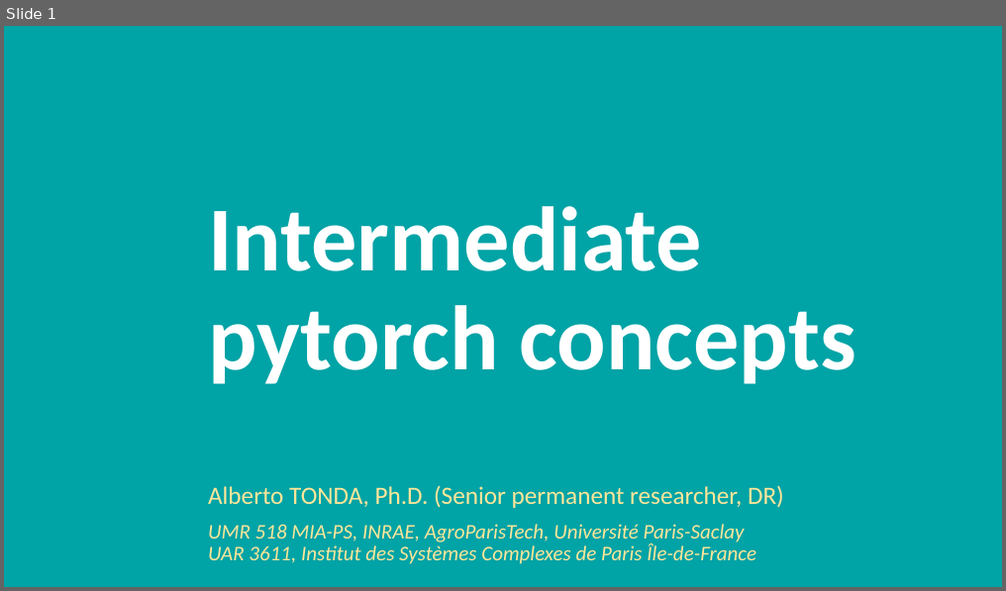
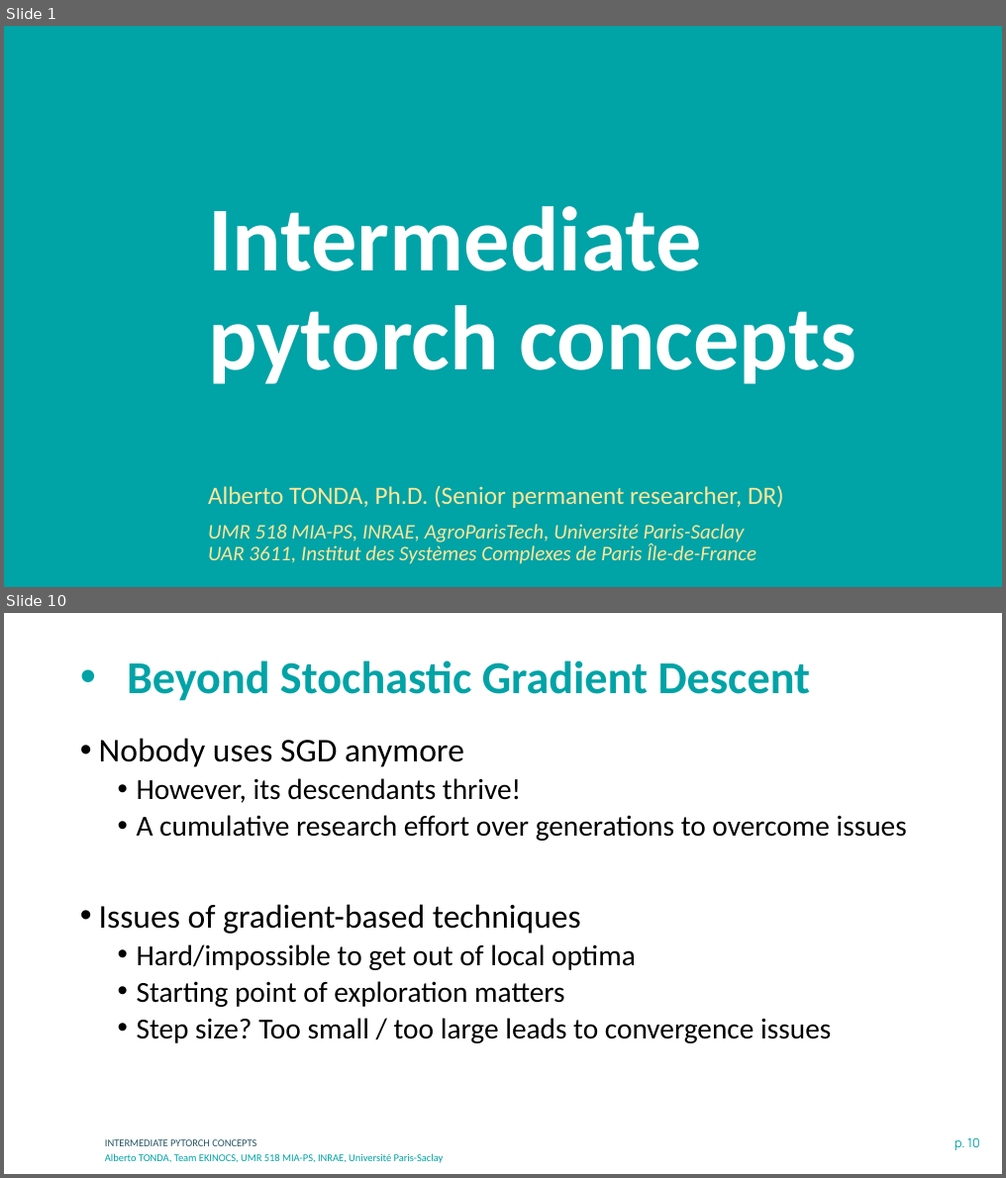
Before and after one commit to albertotonda/teaching, a slide deck: deep-learning-in-practice-with-pytorch/1-intermediate-pytorch.pptx. Shown one above the other, each under a label of ours: slide 1 before the commit, slides 1 and 10 after it; the slides between them are not shown. The pictures are 1006x591 and 1006x1178 pixels, drawn with LibreOffice and Linux fonts; fonts in the diff are those of the drawing; background and template pictures are left out. Boxes give left, top, right and bottom in pixels: in the first picture for what was removed or moved away, otherwise in the second. Text is boxed around its words. In the diff, an @@ line names an element or a change of style, - is before the commit and + after.

```diff
--- a/deep-learning-in-practice-with-pytorch/1-intermediate-pytorch.pptx
+++ b/deep-learning-in-practice-with-pytorch/1-intermediate-pytorch.pptx
@@ slide 10 added at <box>4,613,1002,1174</box>, background #FFFFFF @@
@@ title added at <box>127,661,811,701</box>, 44 pt, text #00A3A6, bold @@
+• Beyond Stochastic Gradient Descent
@@ text added at <box>99,738,907,1044</box>, 28 pt, text #000000 @@
+• Nobody uses SGD anymore
+  • However, its descendants thrive!
+  • A cumulative research effort over generations to overcome issues
+• Issues of gradient-based techniques
+  • Hard/impossible to get out of local optima
+  • Starting point of exploration matters
+  • Step size? Too small / too large leads to convergence issues
@@ text added at <box>105,1140,256,1147</box>, 10 pt, text #275662 @@
+INTERMEDIATE PYTORCH CONCEPTS
@@ page number added at <box>954,1138,980,1151</box>, 12 pt, text #00A3A6 @@
+p. 10
@@ text added at <box>105,1154,444,1163</box>, 10 pt, text #00A3A6 @@
+Alberto TONDA, Team EKINOCS, UMR 518 MIA-PS, INRAE, Université Paris-Saclay
```
Also in this commit, not shown: 4 slides changed, 17 other slides added, 17 slides removed, 7 other files.
